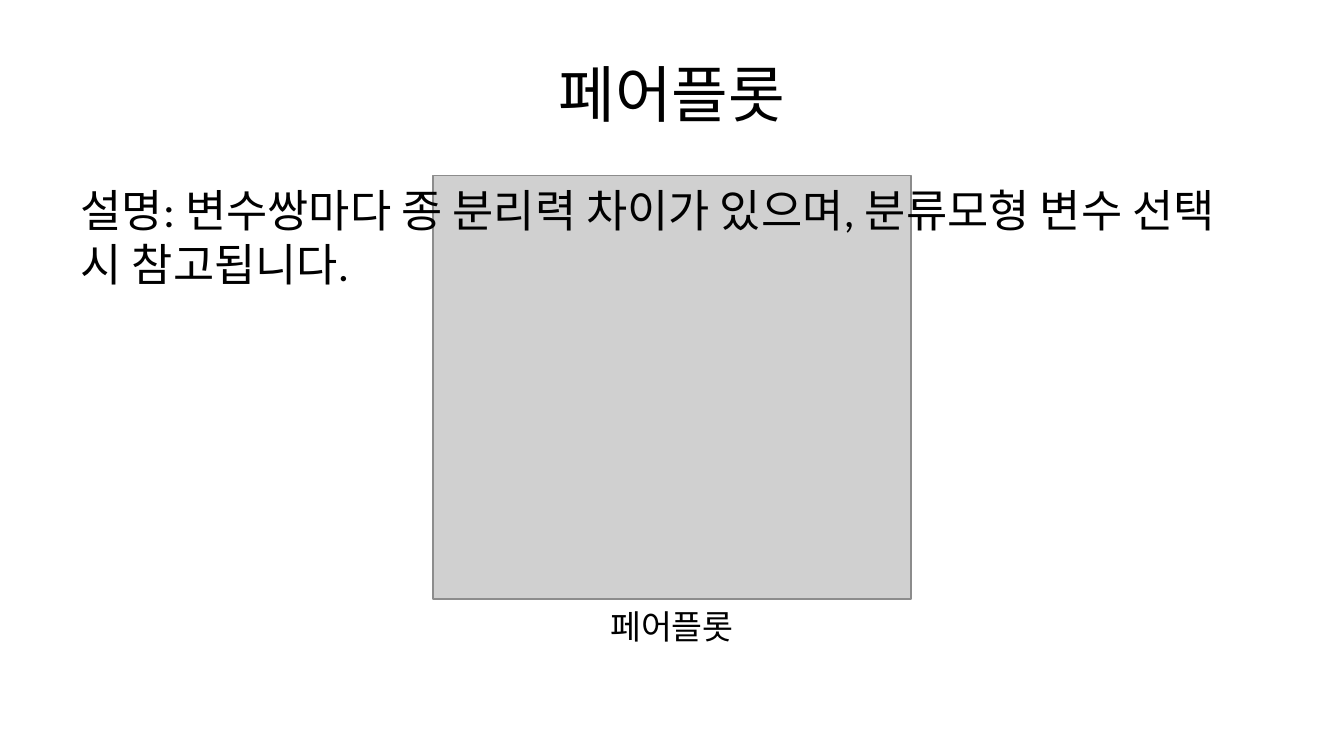
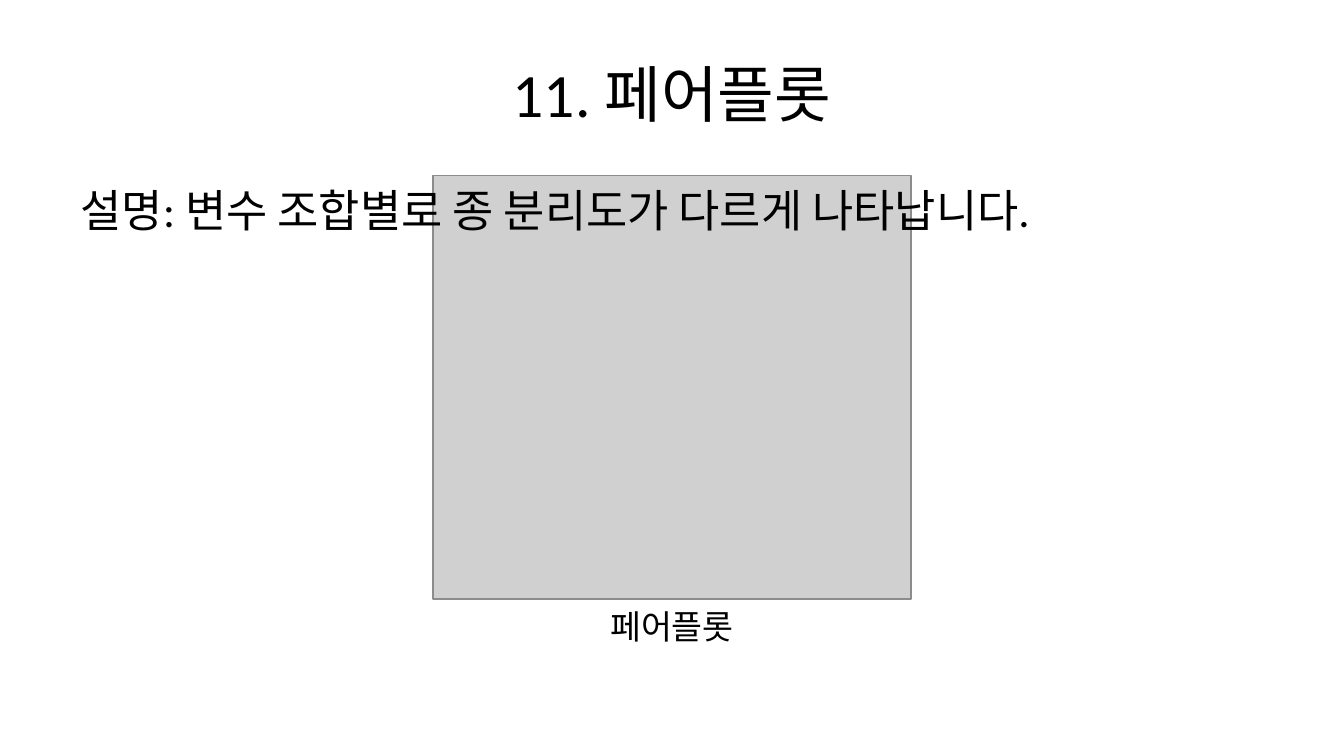
Before and after one commit to urbanrube/ICB_slide, a slide deck: slide 14 of output/slides.pptx. Drawn at 1344x756 pixels with LibreOffice and Linux fonts; fonts in the diff are those of the drawing; grey boxes stand for pictures. Boxes give left, top, right and bottom in pixels: in the first picture for what was removed or moved away, otherwise in the second. Text is boxed around its words. In the diff, an @@ line names an element or a change of style, - is before the commit and + after.

```diff
--- a/output/slides.pptx
+++ b/output/slides.pptx
@@ title at (513, 66, 832, 122): text changed @@
-페어플롯
+11. 페어플롯
@@ text at (81, 182, 1029, 239): text changed @@
-설명: 변수쌍마다 종 분리력 차이가 있으며, 분류모형 변수 선택 시 참고됩니다.
+설명: 변수 조합별로 종 분리도가 다르게 나타납니다.
```
Also in this commit, not shown: 22 other slides changed, 3 slides added.
